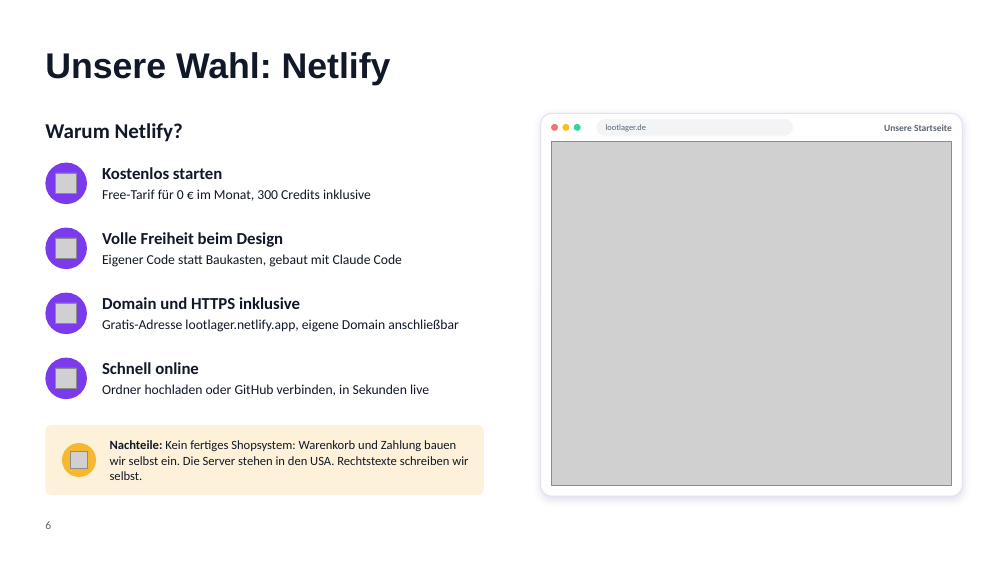
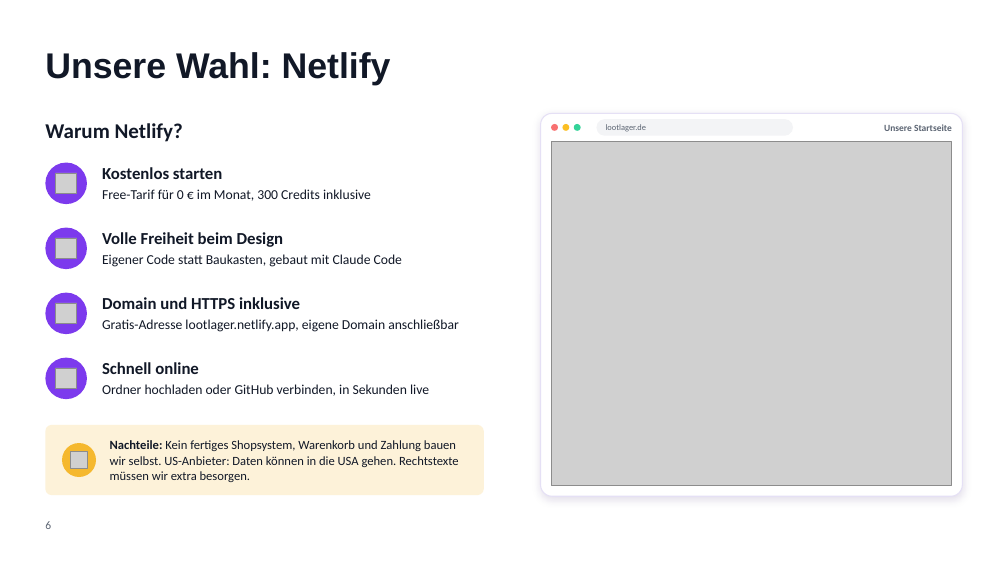
Before and after one commit to TheNickCoolst/EcomShopRepo, a slide deck: slide 6 of praesentation/LootLager_Praesentation.pptx. Drawn at 1008x567 pixels with LibreOffice and Linux fonts; fonts in the diff are those of the drawing; grey boxes stand for pictures; background and template pictures are left out. Boxes give left, top, right and bottom in pixels: in the first picture for what was removed or moved away, otherwise in the second. Text is boxed around its words. In the diff, an @@ line names an element or a change of style, - is before the commit and + after.

```diff
--- a/praesentation/LootLager_Praesentation.pptx
+++ b/praesentation/LootLager_Praesentation.pptx
@@ text at (110, 440, 459, 482): text changed @@
-Nachteile: Kein fertiges Shopsystem: Warenkorb und Zahlung bauen wir selbst ein. Die Server stehen in den USA. Rechtstexte schreiben wir selbst.
+Nachteile: Kein fertiges Shopsystem, Warenkorb und Zahlung bauen wir selbst. US-Anbieter: Daten können in die USA gehen. Rechtstexte müssen wir extra besorgen.
```
Also in this commit, not shown: 4 other slides changed, 15 other files.
